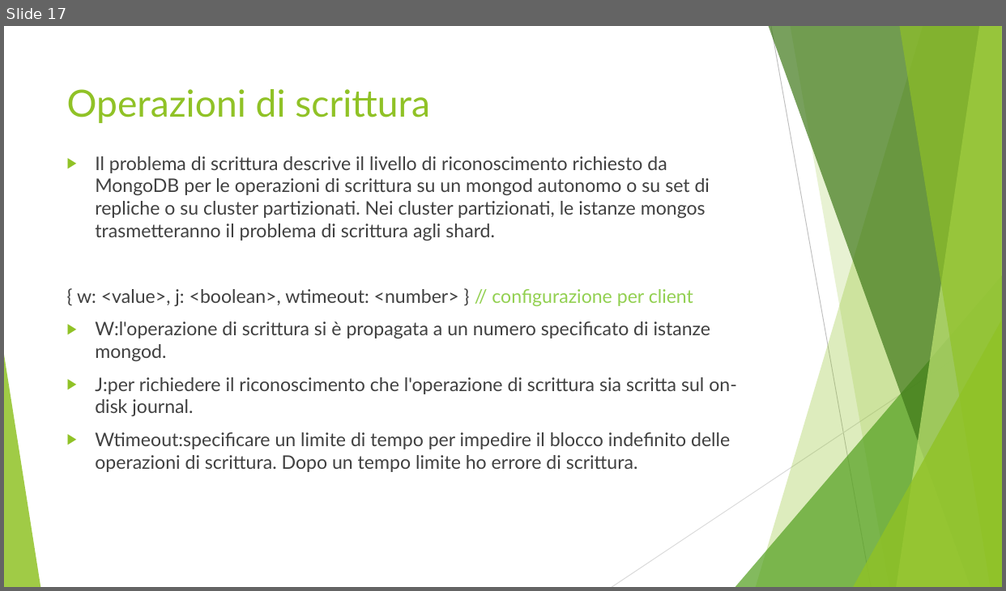
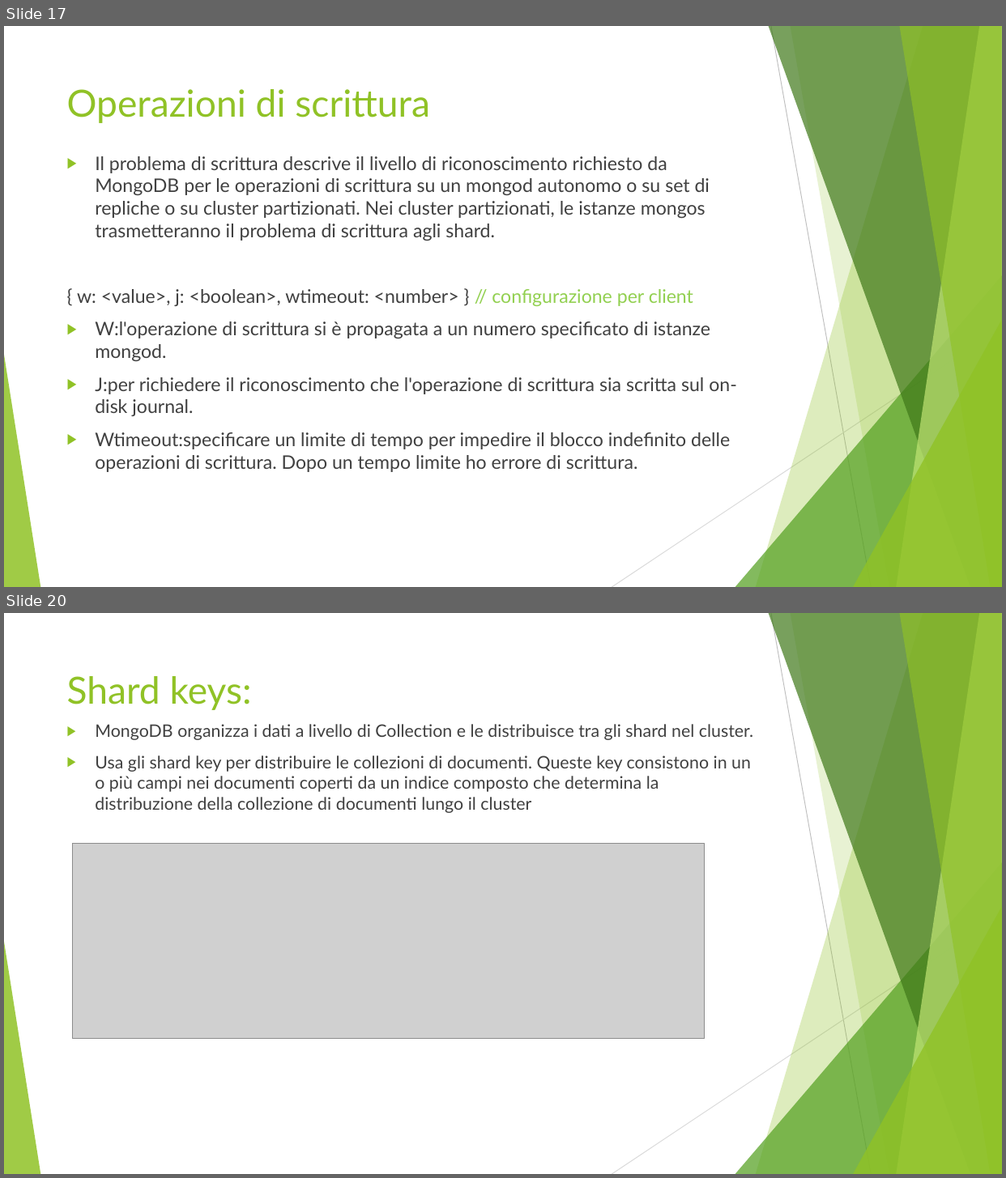
Before and after one commit to Buzzolan/VeronaCardMongoDB, a slide deck: Presentazione_progetto.pptx. Shown one above the other, each under a label of ours: slide 17 before the commit, slides 17 and 20 after it; the slides between them are not shown. The pictures are 1006x591 and 1006x1178 pixels, drawn with LibreOffice and Linux fonts; fonts in the diff are those of the drawing; grey boxes stand for pictures. Boxes give left, top, right and bottom in pixels: in the first picture for what was removed or moved away, otherwise in the second. Text is boxed around its words. In the diff, an @@ line names an element or a change of style, - is before the commit and + after.

Commit message:
Inizio shard-key... to be continued

```diff
--- a/Presentazione_progetto.pptx
+++ b/Presentazione_progetto.pptx
@@ slide 20 added at [4,613,1002,1174], background #FFFFFF; not listed: 10 template elements that a slide beside it also shows @@
@@ title added at [67,676,252,710], 36 pt, text #90C226 @@
+Shard keys:
@@ text added at [95,724,753,813], 16.6 pt, text #404040 @@
+▶ MongoDB organizza i dati a livello di Collection e le distribuisce tra gli shard nel cluster.
+▶ Usa gli shard key per distribuire le collezioni di documenti. Queste key consistono in un o più campi nei documenti coperti da un indice composto che determina la distribuzione della collezione di documenti lungo il cluster
@@ picture added at [72,844,705,1038] @@
```
Also in this commit, not shown: 1 slide changed, 1 other slide added, 2 other files.
